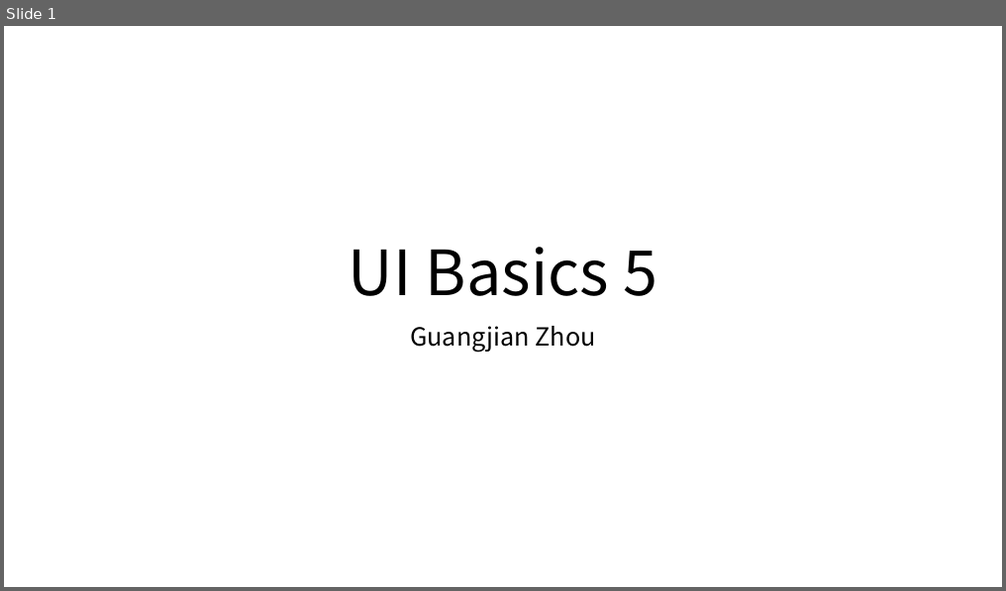
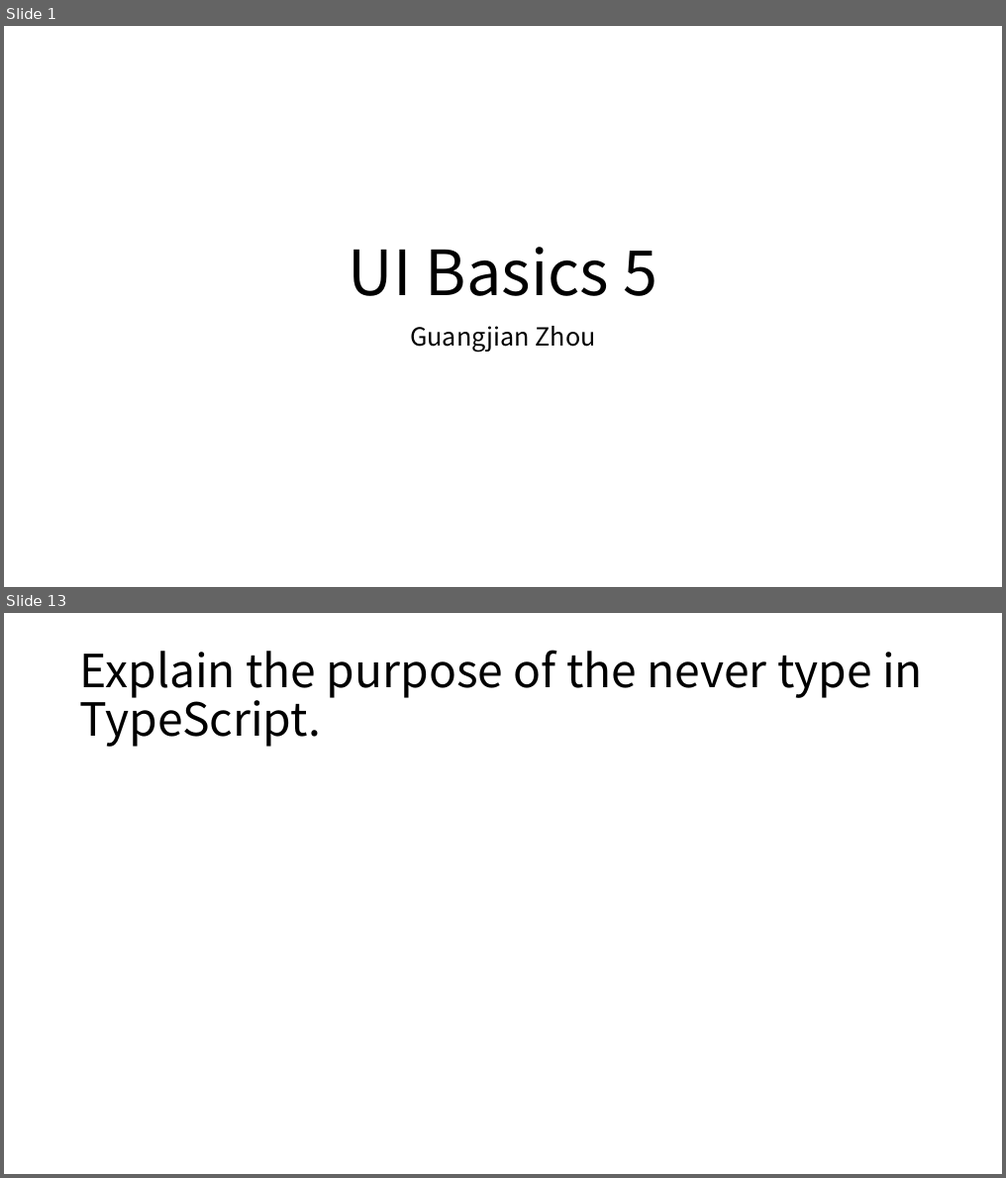
Before and after one commit to Marvioo/Cogent, a slide deck: Java Basics/UI Basics 5.pptx. Shown one above the other, each under a label of ours: slide 1 before the commit, slides 1 and 13 after it; the slides between them are not shown. The pictures are 1006x591 and 1006x1178 pixels, drawn with LibreOffice and Linux fonts; fonts in the diff are those of the drawing. Boxes give left, top, right and bottom in pixels: in the first picture for what was removed or moved away, otherwise in the second. Text is boxed around its words. In the diff, an @@ line names an element or a change of style, - is before the commit and + after.

```diff
--- a/Java Basics/UI Basics 5.pptx
+++ b/Java Basics/UI Basics 5.pptx
@@ slide 13 added at (4, 613, 1002, 1174), background #FFFFFF @@
@@ title added at (80, 650, 923, 747), 44 pt, text #000000 @@
+Explain the purpose of the never type in TypeScript.
```
Also in this commit, not shown: 14 other slides added.
